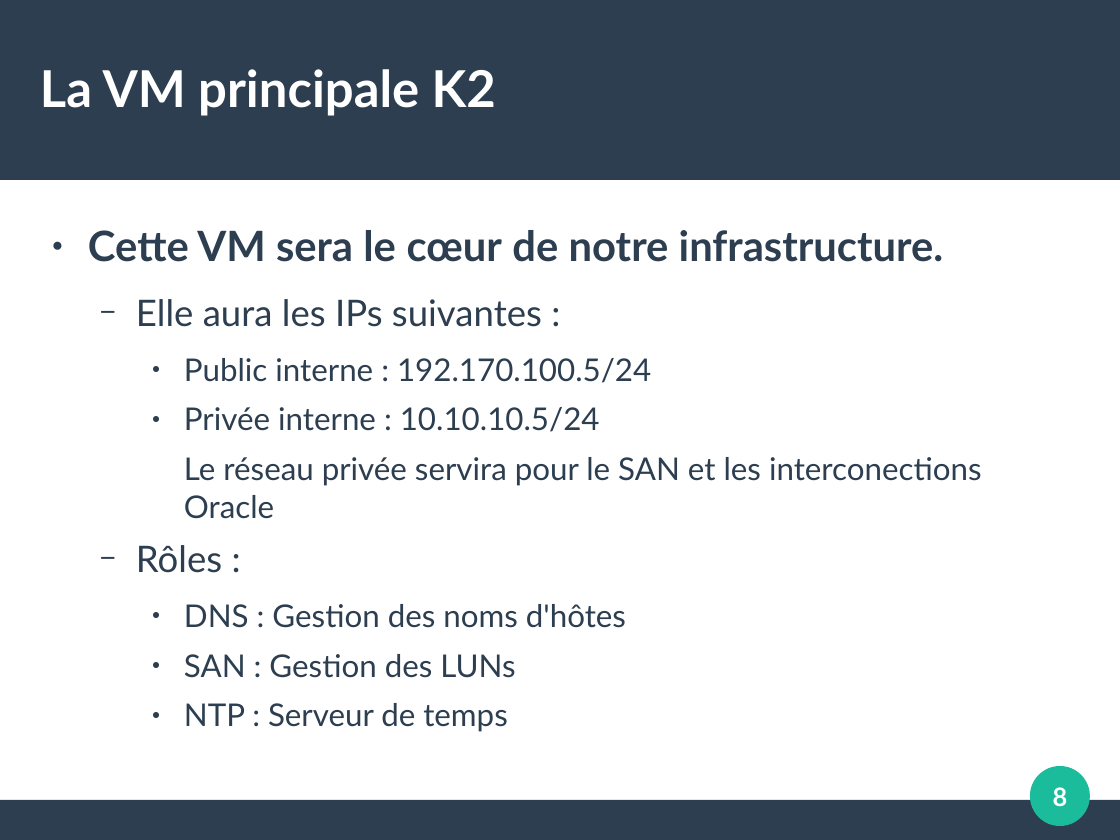
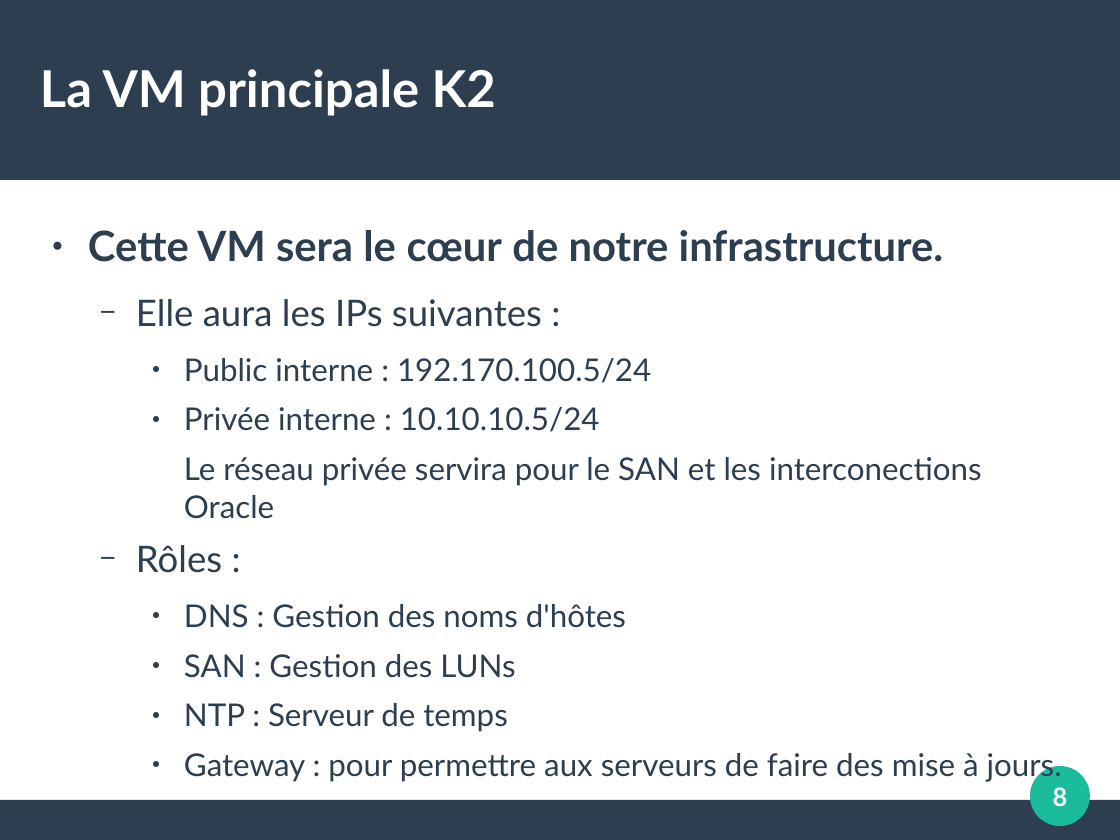
Before and after one commit to PhilippeLeroux/plescripts, a slide deck: slide 8 of setup_vms_dns_master/mon_infra.odp. Drawn at 1120x840 pixels with LibreOffice and Linux fonts; fonts in the diff are those of the drawing. Boxes give left, top, right and bottom in pixels: in the first picture for what was removed or moved away, otherwise in the second. Text is boxed around its words. In the diff, an @@ line names an element or a change of style, - is before the commit and + after.

```diff
--- a/setup_vms_dns_master/mon_infra.odp
+++ b/setup_vms_dns_master/mon_infra.odp
@@ text at (184,753,1062,782): paragraph added @@
+    ● Gateway : pour permettre aux serveurs de faire des mise à jours.
```
Also in this commit, not shown: 1 other slide changed.
